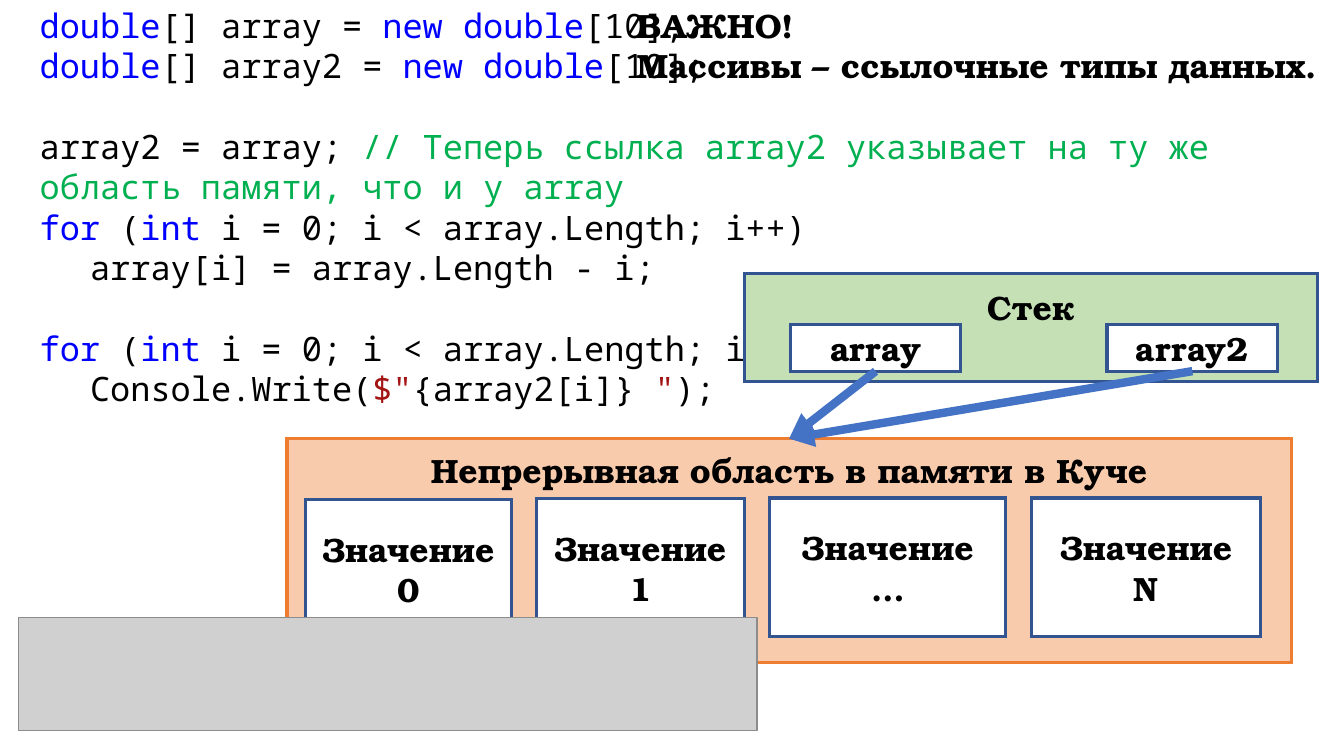
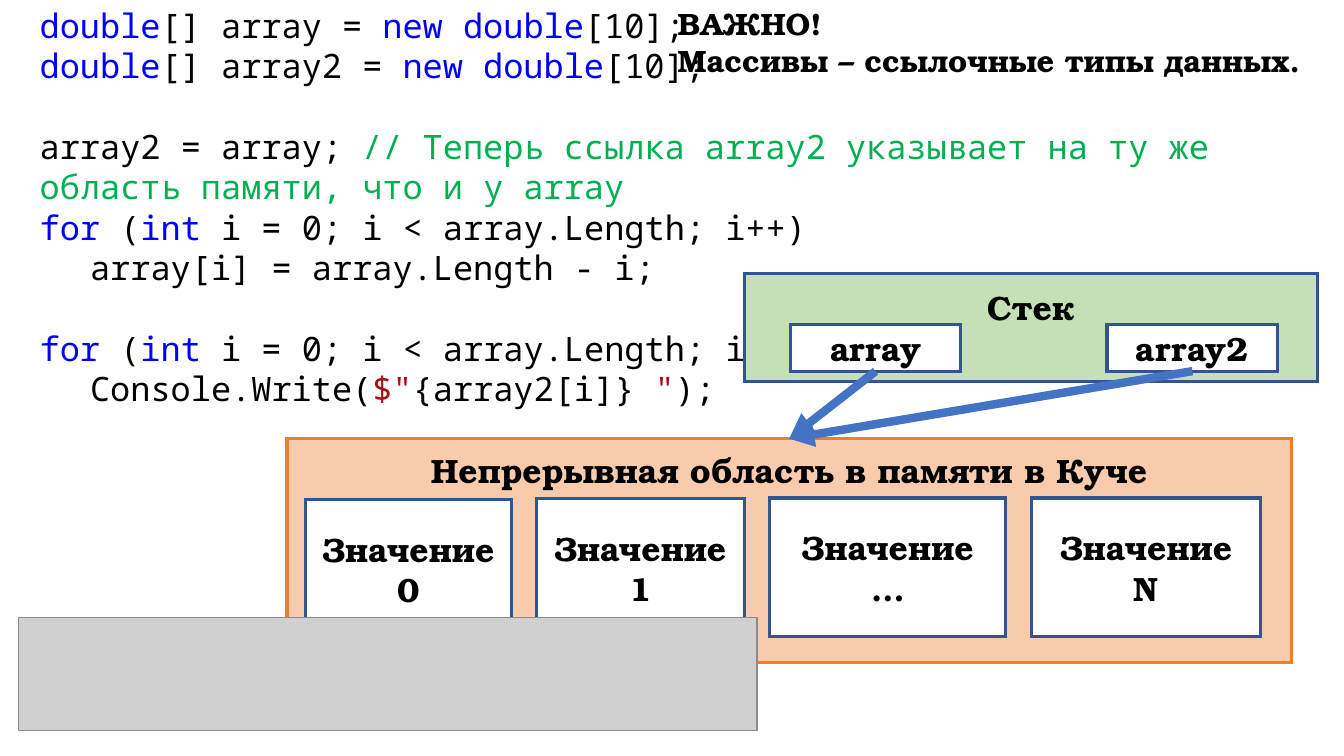
Before and after one commit to DaniilKlyukin/ITiP-1, a slide deck: slide 35 of Лекции/ИТиП 1 лек 3.pptx (slide 25 before the commit). Drawn at 1344x756 pixels with LibreOffice and Linux fonts; fonts in the diff are those of the drawing; grey boxes stand for pictures. Boxes give left, top, right and bottom in pixels: in the first picture for what was removed or moved away, otherwise in the second. Text is boxed around its words. In the diff, an @@ line names an element or a change of style, - is before the commit and + after.

```diff
--- a/Лекции/ИТиП 1 лек 3.pptx
+++ b/Лекции/ИТиП 1 лек 3.pptx
@@ text "ВАЖНО!": place and size @@
-text "ВАЖНО!" at bbox=[637, 13, 1306, 84]
+text "ВАЖНО!" at bbox=[678, 13, 1289, 81]
@@ text "ВАЖНО!" at bbox=[678, 13, 1289, 81]: size 24 to 22 pt @@
```
Also in this commit, not shown: 2 other slides changed, 9 slides added, 2 slides removed, 5 other files.
